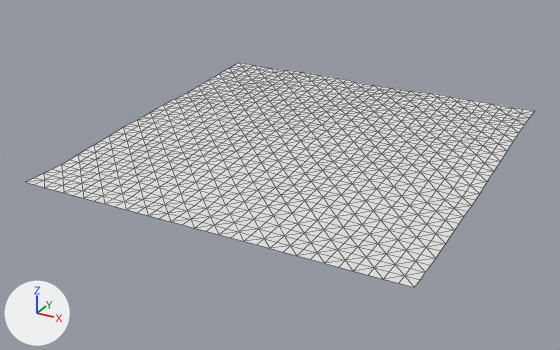
An edit to the OBJ model assets/maps/chunks/terrain_lod0_1_4.obj, drawn before and after from the same camera.
Rendered twice from a 50 mm camera at (305.1, -796.4, 89.1) aimed at (187.9, -583.4, -17.3). The axes (+X, +Y, +Z) are drawn at lower left. The lights are the same throughout. The first picture is the older version. Mesh edges are drawn as thin lines. Where no turn or scale is listed for an object, it has been applied to the vertices.

The older version as bpy lines, for what is in view:
```python
me_terrain_lod0_1_4 = bpy.data.meshes.new('terrain_lod0_1_4')
me_terrain_lod0_1_4.from_pydata(...)  # 1089 vertices, 2048 faces; spans x 128.0..256.0, y -640.0..-512.0, z -10.8..-3.2
ob_terrain_lod0_1_4 = bpy.data.objects.new('terrain_lod0_1_4', me_terrain_lod0_1_4)
ob_terrain_lod0_1_4.location = (0.0, 0.0, 0.0)
```
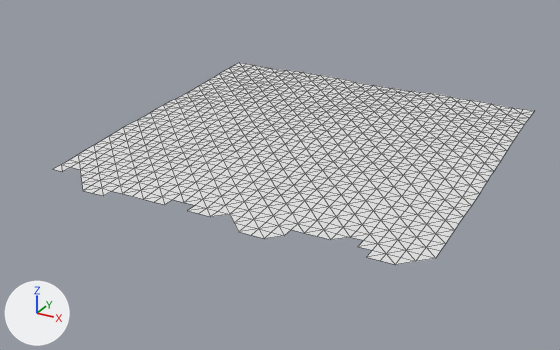
What differs and where, as boxes [x1, y1, x2, y2] in the pictures (560 x 350 px):
'terrain_lod0_1_4', reshaped (10% shorter)
    before: [26, 63, 534, 287]
    after: [54, 63, 534, 265]
part 1 of me_terrain_lod0_1_4, deleted
    before: [26, 167, 436, 287]

Patch to the scene script:
```diff
--- a/assets/maps/chunks/terrain_lod0_1_4.obj.py
+++ b/assets/maps/chunks/terrain_lod0_1_4.obj.py
@@ me_terrain_lod0_1_4 @@
 # used by ob_terrain_lod0_1_4; location = (0.0, 0.0, 0.0)
-me_terrain_lod0_1_4.from_pydata(...)  # 1089 vertices, 2048 faces; spans x 128.0..256.0, y -640.0..-512.0, z -10.8..-3.2
+me_terrain_lod0_1_4.from_pydata(...)  # 1013 vertices, 1896 faces; spans x 128.0..256.0, y -636.0..-512.0, z -10.8..-3.2
+# me_terrain_lod0_1_4 part 1
+# 76 vertices are removed from x 128.0..256.0, y -640.0..-628.0, z -10.8
+# 152 faces are deleted
```
